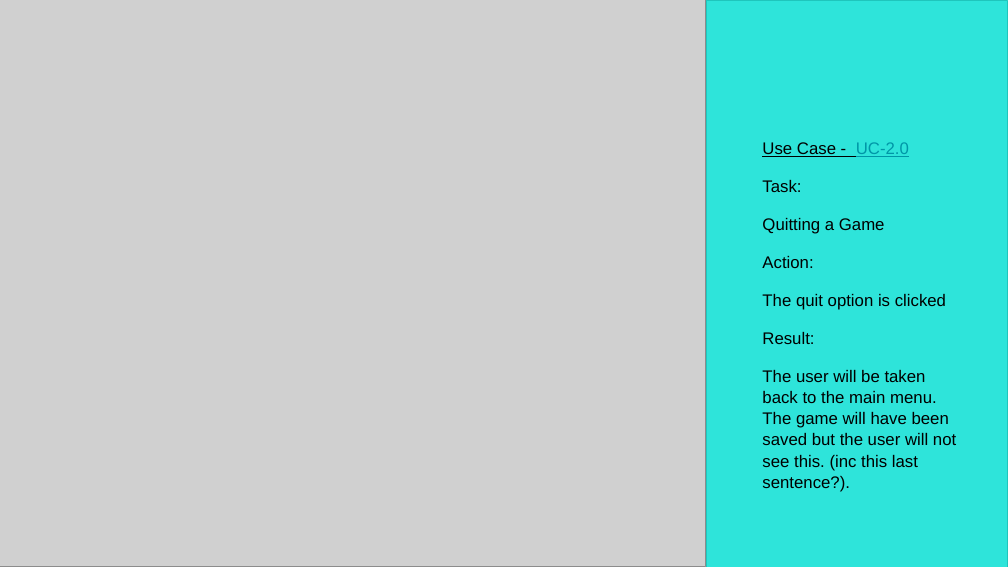
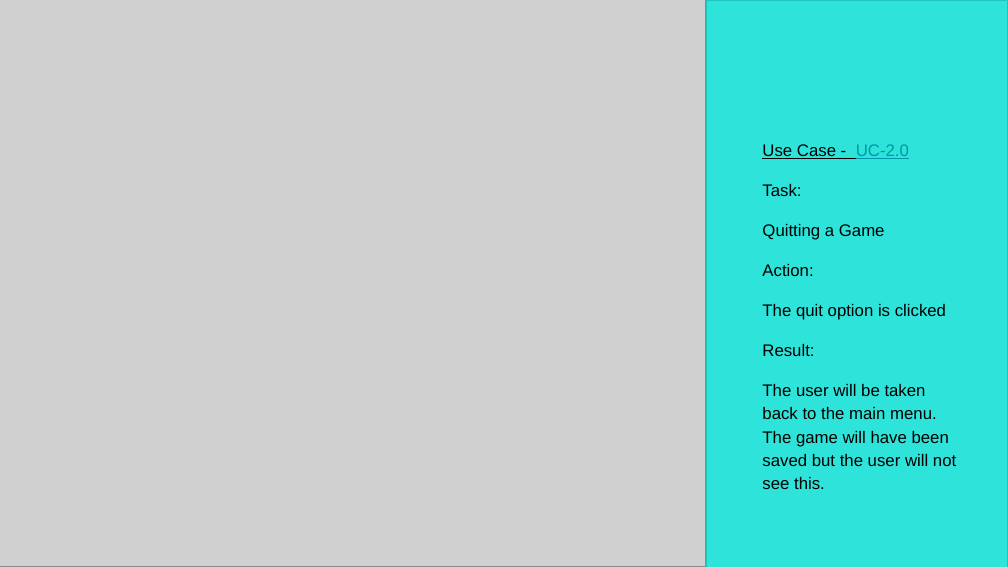
Before and after one commit to Skadoot/GP9, a slide deck: slide 20 of docs/ui_spec/UI-Spec-Pres-GP9.pptx (slide 17 before the commit). Drawn at 1008x567 pixels with LibreOffice and Linux fonts; fonts in the diff are those of the drawing; grey boxes stand for pictures. Boxes give left, top, right and bottom in pixels: in the first picture for what was removed or moved away, otherwise in the second. Text is boxed around its words. In the diff, an @@ line names an element or a change of style, - is before the commit and + after.

```diff
--- a/docs/ui_spec/UI-Spec-Pres-GP9.pptx
+++ b/docs/ui_spec/UI-Spec-Pres-GP9.pptx
@@ text at box(762, 144, 946, 356): line spacing 1.05 to 1.15 @@
@@ text at box(762, 384, 956, 489): text changed @@
-The user will be taken back to the main menu. The game will have been saved but the user will not see this. (inc this last sentence?).
+The user will be taken back to the main menu. The game will have been saved but the user will not see this.
```
Also in this commit, not shown: 10 other slides changed, 3 slides added, 6 other files.
